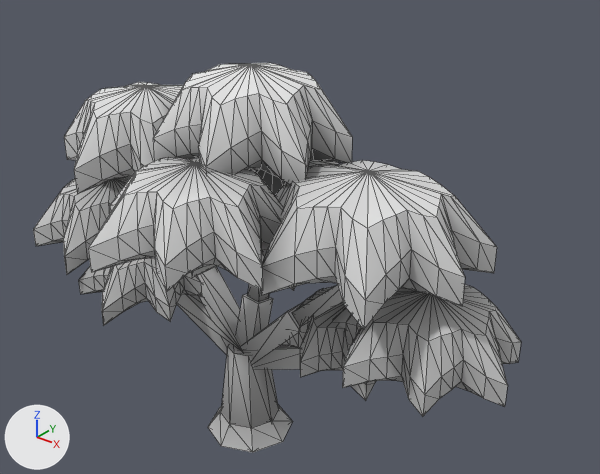
One commit to the glTF model assets/models/kyoto/plants/momiji_a.glb: the scene before it, then after it.
The view is the same before and after, from a 50 mm lens placed at (10.33, -10.62, 11.91), pointed at (1.05, 0.97, 4.72). Every picture has the same lights, and +X, +Y and +Z are marked at lower left. The first picture is the older version. Mesh edges are drawn as thin lines.

The scene before the commit, as lines of its bpy script (objects in view):
```python
me_maple_crown = bpy.data.meshes.new('Maple_Crown')
me_maple_crown.from_pydata(...)  # 1278 vertices, 2520 faces; spans x -5.94..5.94, y -2.98..2.98, z 2.58..8.2
me_maple_crown.materials.append(mat_paletteatlas)
me_maple_trunk = bpy.data.meshes.new('Maple_Trunk')
me_maple_trunk.from_pydata(...)  # 112 vertices, 176 faces; spans x -3.85..4.27, y -0.57..1.33, z 0.0..5.11
me_maple_trunk.materials.append(mat_paletteatlas)
ob_maple_crown = bpy.data.objects.new('Maple_Crown', me_maple_crown)
ob_maple_crown.location = (0.0, 0.0, 0.0)
ob_maple_trunk = bpy.data.objects.new('Maple_Trunk', me_maple_trunk)
ob_maple_trunk.location = (0.0, 0.0, 0.0)
```
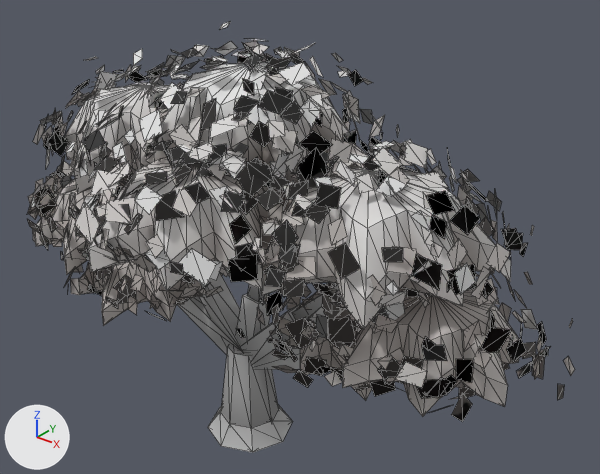
The newer file is also turned or shifted as a whole; pictures and numbers use the older file's frame.

The change in detail:
Mesh me_maple_leaves is new.
It has 4800 vertices, 2400 faces and spans x -6.49..6.49, y -3.47..3.47, z 2.49..8.86.
It uses material mat_paletteatlas.
Object 'Maple_Leaves' (ob_maple_leaves) is new; it shows me_maple_leaves.
Its location is (0.28, 0.18, 0.0).

Boxes [x1, y1, x2, y2] around the edits, measured in the pictures (600 x 474 px):
'Maple_Leaves', added
    after: [27, 21, 574, 422]
